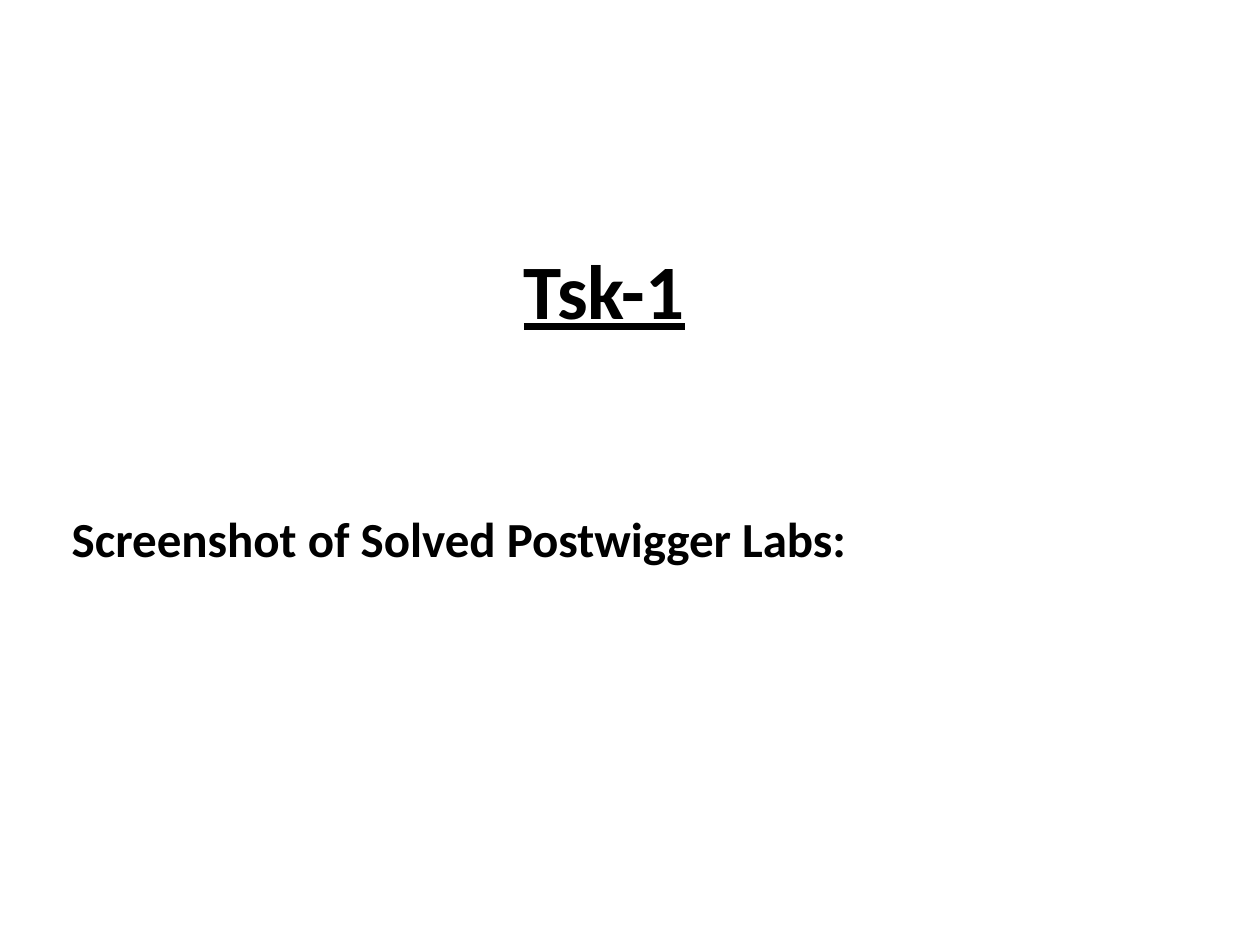
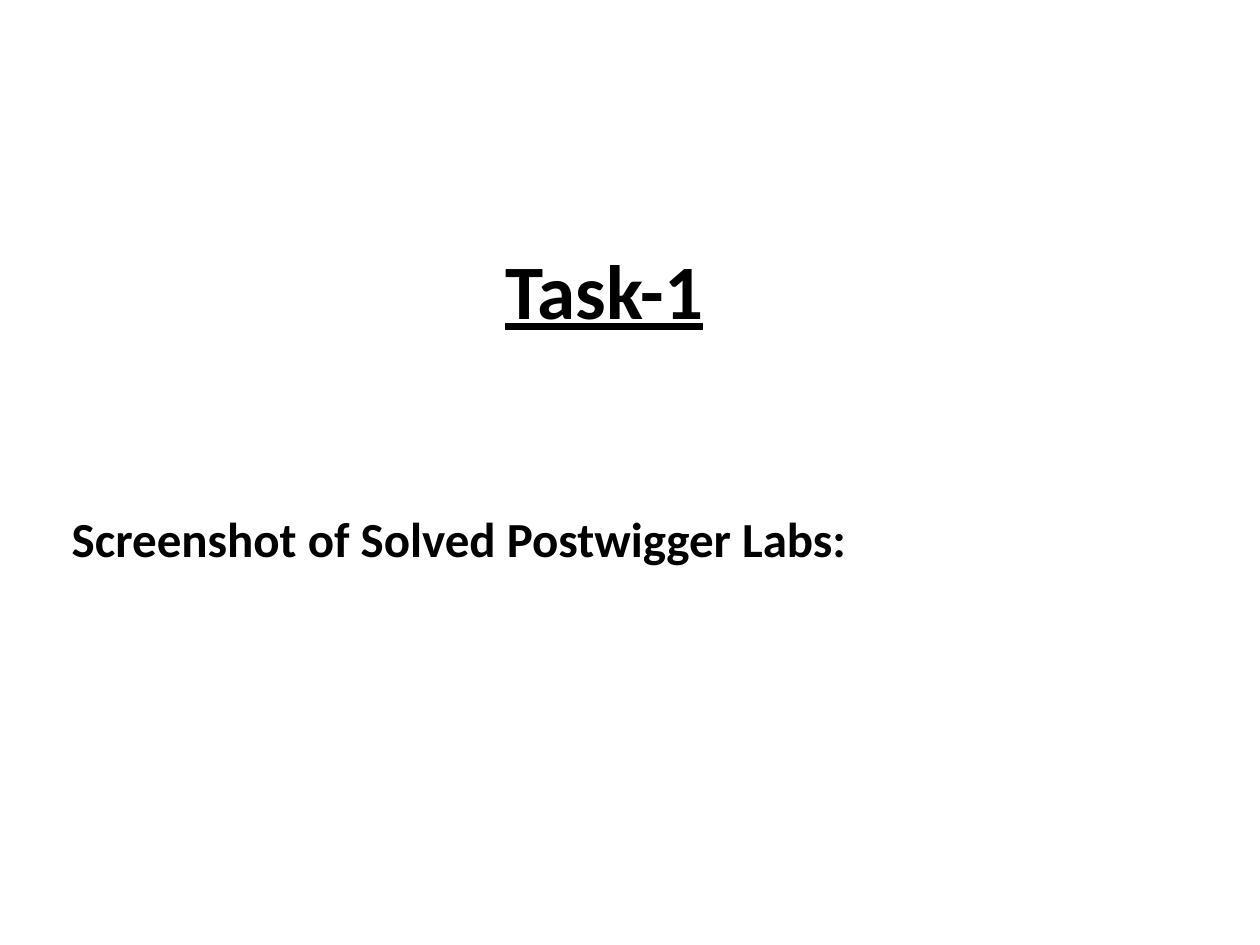
Before and after one commit to ganesh3570/etical-hacking, a slide deck: slide 1 of task 1.pptx. Drawn at 1260x945 pixels with LibreOffice and Linux fonts; fonts in the diff are those of the drawing. Boxes give left, top, right and bottom in pixels: in the first picture for what was removed or moved away, otherwise in the second. Text is boxed around its words. In the diff, an @@ line names an element or a change of style, - is before the commit and + after.

```diff
--- a/task 1.pptx
+++ b/task 1.pptx
@@ title at [505,265,703,330]: text changed @@
-Tsk-1
+Task-1
```
